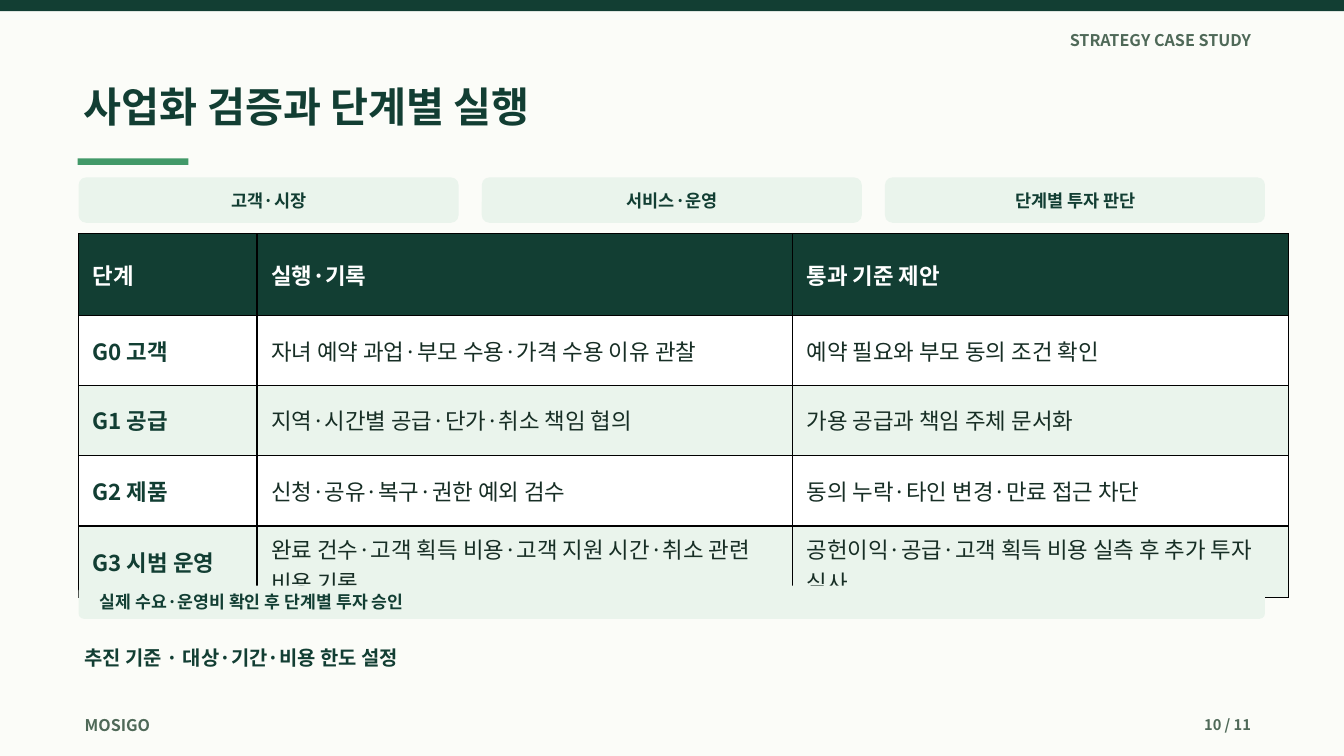
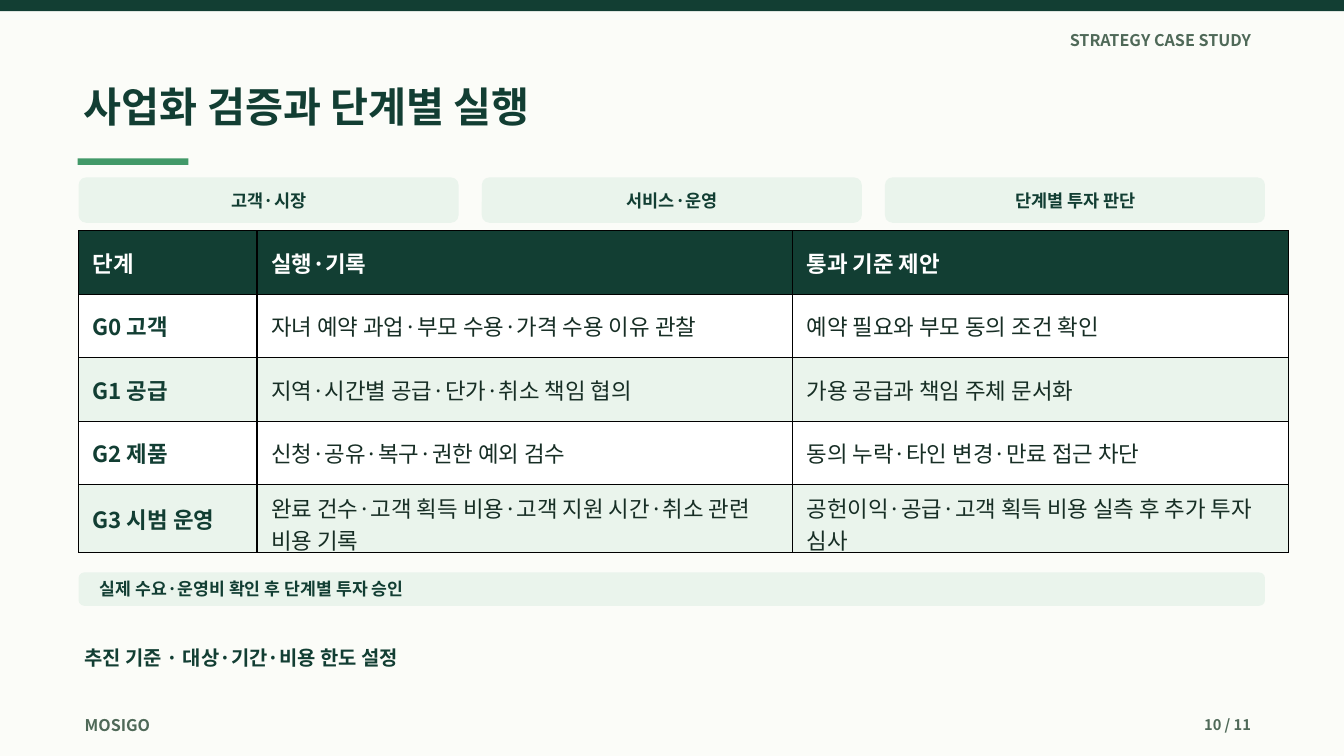
Before and after one commit to dohyunkimmm/mosigo-case-study, a slide deck: slide 10 of downloads/mosigo_report.pptx. Drawn at 1344x756 pixels with LibreOffice and Linux fonts; fonts in the diff are those of the drawing. Boxes give left, top, right and bottom in pixels: in the first picture for what was removed or moved away, otherwise in the second. Text is boxed around its words. In the diff, an @@ line names an element or a change of style, - is before the commit and + after.

```diff
--- a/downloads/mosigo_report.pptx
+++ b/downloads/mosigo_report.pptx
@@ table: place and size @@
-table at [79,234,1289,600]
+table at [79,231,1289,557]
@@ rounded rectangle: place and size @@
-rounded rectangle at [79,586,1265,619]
+rounded rectangle at [79,573,1265,606]
@@ text "실제 수요·운영비 확인 후 단계별 ...": place and size @@
-text "실제 수요·운영비 확인 후 단계별 ..." at [100,593,404,610]
+text "실제 수요·운영비 확인 후 단계별 ..." at [100,580,404,597]
```
Also in this commit, not shown: 5 other slides changed, 13 other files.
